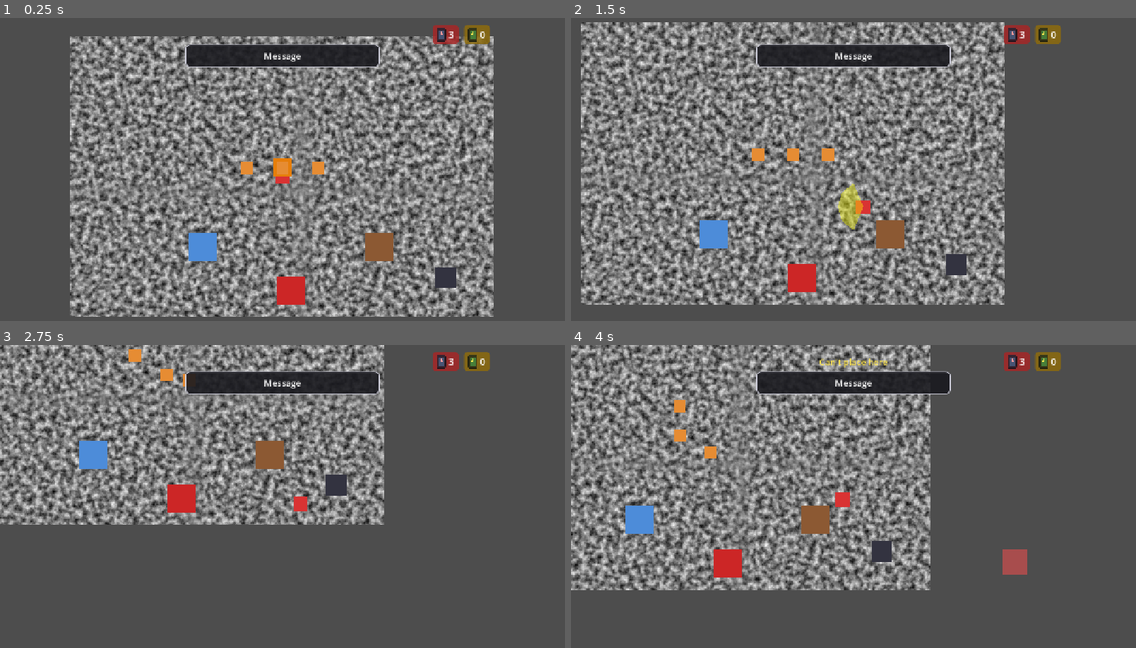
Above: before the commit, frames 1-4 (two rows, left to right).
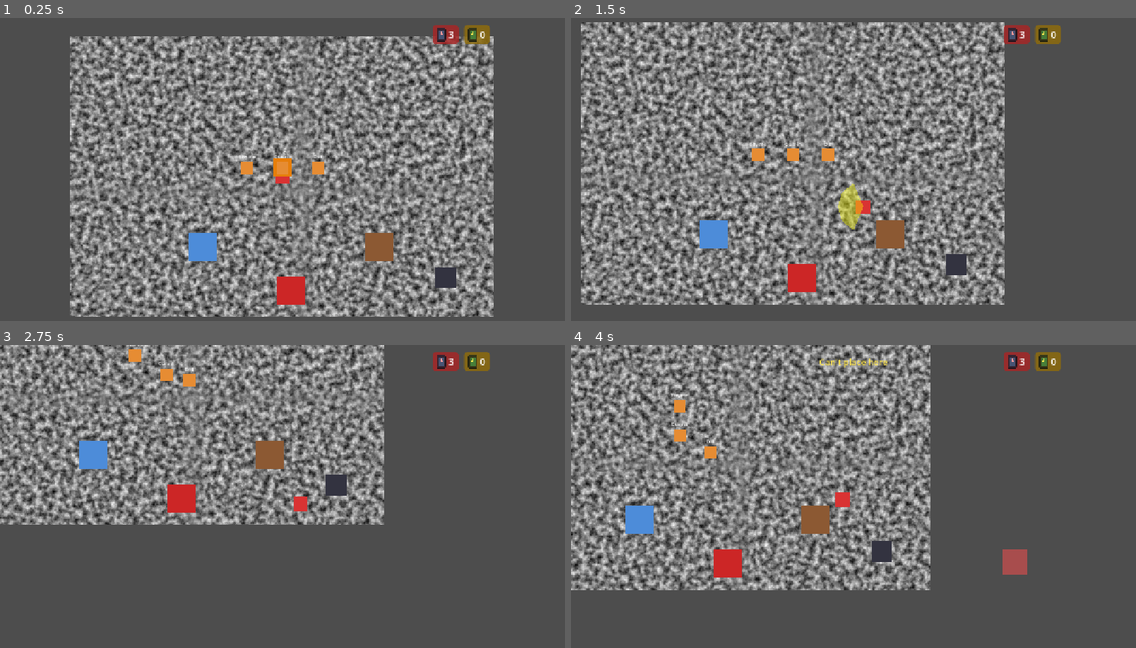
Above: after the commit, the same moments.

Repository: Saitamadupauvre/brotatomato
Game: Godot game, scene res://scenes/main/main.tscn
Two runs of this game, one before a commit and one after it. Both use one fixed random seed, a clock stepped at 60 frames per second and the inputs below. The engine's default icon, where the game draws it, is replaced by a stand-in: a white triangle on a blue panel in a dark square.
Inputs (mouse positions are in pixels of both pictures, inside the frame that each line leads up to):
- Up to frame 1 (0.25 s): no input
- Up to frame 2 (1.5 s): tap Enter at 0.5 s; move the mouse to (977, 160) at 0.52 s; press the mouse at (977, 160) at 0.53 s; hold D (move_right) 0.53-1.28 s; move the mouse to (740, 193) at 1.27 s; release the mouse at (740, 193) at 1.28 s; hold S (move_down) from 1.28 s (still down); tap Shift (dash) at 1.35 s; click (740, 193) at 1.42 s
- Up to frame 3 (2.75 s): move the mouse to (339, 432) at 2.02 s; release S (move_down) at 2.03 s; hold D (move_right) from 2.03 s (still down); hold E (interact) from 2.03 s (still down); click (339, 432) at 2.17 s
- Up to frame 4 (4 s): move the mouse to (825, 566) at 2.77 s; release D (move_right) at 2.78 s; release E (interact) at 2.78 s; hold W (move_up) 2.78-3.53 s; tap R (move_plot) at 2.85 s; click (825, 566) at 2.92 s; move the mouse to (1023, 551) at 3.52 s; hold A (move_left) from 3.53 s (still down); hold G (place_plot) from 3.53 s (still down); click (1023, 551) at 3.67 s

The runs differ from the first frame. In frame 1, 2.6% of the frame differs, in the area x 32-68%, y 8-47%; in frame 2, 2.6%; in frame 3, 2.6%, in the area x 22-68%, y 0-17%; in frame 4, 2.6%.
Error before the commit: Parse Error: Class "Popup" hides a native class. (res://scenes/ui/popup.gd:1)

Commit message:
feat(camp): add villager name identity label

Diff:
--- a/scenes/entities/villager.tscn
+++ b/scenes/entities/villager.tscn
@@ -26,6 +26,16 @@
 [node name="CollisionShape2D" type="CollisionShape2D" parent="."]
 shape = SubResource("CircleShape2D_villager")
 
+[node name="NameLabel" type="Label" parent="."]
+offset_left = -40.0
+offset_top = -34.0
+offset_right = 40.0
+offset_bottom = -18.0
+mouse_filter = 2
+horizontal_alignment = 1
+vertical_alignment = 2
+theme_override_font_sizes/font_size = 12
+
 [node name="Interactable" parent="." instance=ExtResource("2_interactable")]
 
 [node name="Host" parent="Interactable" index="1"]
--- a/scenes/main/main.gd
+++ b/scenes/main/main.gd
@@ -16,13 +16,14 @@
 	for plot_id in GameState.plots:
 		_spawn_plot(plot_id, GameState.plots[plot_id])
 	for villager_entry in GameState.villagers:
-		_on_villager_spawned(villager_entry["id"], villager_entry["position"])
+		_on_villager_spawned(villager_entry["id"], villager_entry["position"], villager_entry["name"])
 
 
-func _on_villager_spawned(villager_id: int, position: Vector2) -> void:
-	var villager: Node2D = VILLAGER_SCENE.instantiate()
+func _on_villager_spawned(villager_id: int, position: Vector2, villager_name: String) -> void:
+	var villager: Villager = VILLAGER_SCENE.instantiate()
 	add_child(villager)
 	villager.global_position = position
+	villager.set_villager_name(villager_name)
 	_villager_nodes[villager_id] = villager
 
 
--- a/scenes/ui/popup.gd
+++ b/scenes/ui/popup.gd
@@ -1,4 +1,4 @@
-class_name Popup
+class_name PopupModal
 extends MenuPanel
 ## Generic dismissible message popup. Shows an arbitrary text string over
 ## whatever scene it's dropped into, auto-dismisses after a delay, and
--- a/scripts/entities/villager.gd
+++ b/scripts/entities/villager.gd
@@ -12,10 +12,21 @@
 
 var _state_timer: float = 0.0
 var _is_moving: bool = false
+var villager_name: String = ""
+
+@onready var _name_label: Label = $NameLabel
 
 
 func _ready() -> void:
 	_enter_idle()
+	_name_label.text = villager_name
+
+
+## Identity label (#36) — cosmetic only, no mechanical effect.
+func set_villager_name(new_name: String) -> void:
+	villager_name = new_name
+	if is_inside_tree():
+		_name_label.text = villager_name
 
 
 func _physics_process(delta: float) -> void:
Not shown, added: scenes/ui/popup.gd.uid
